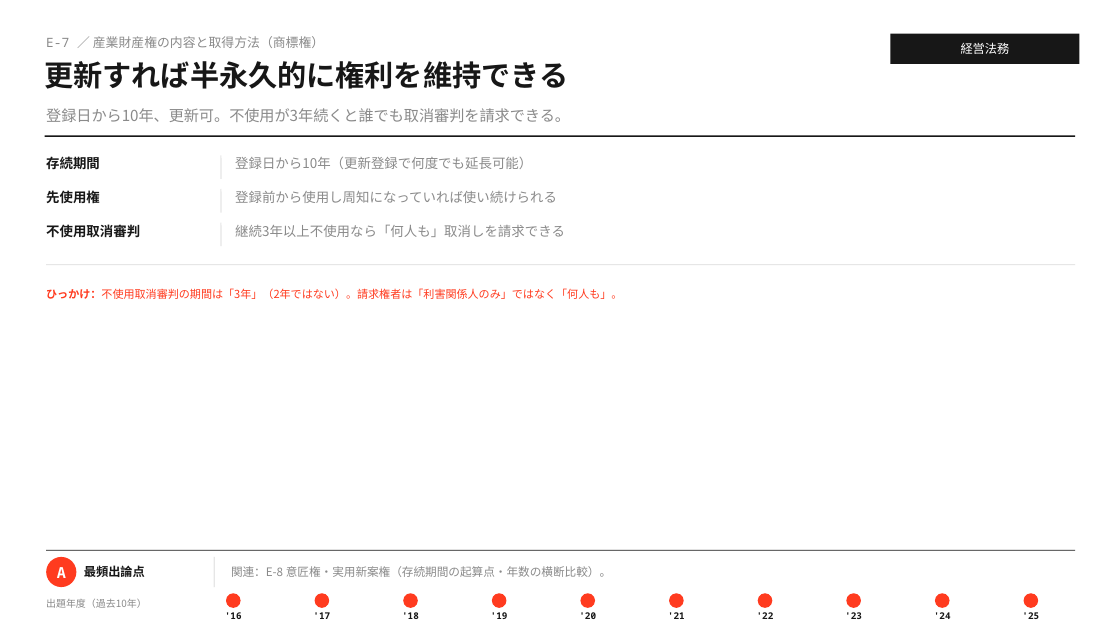
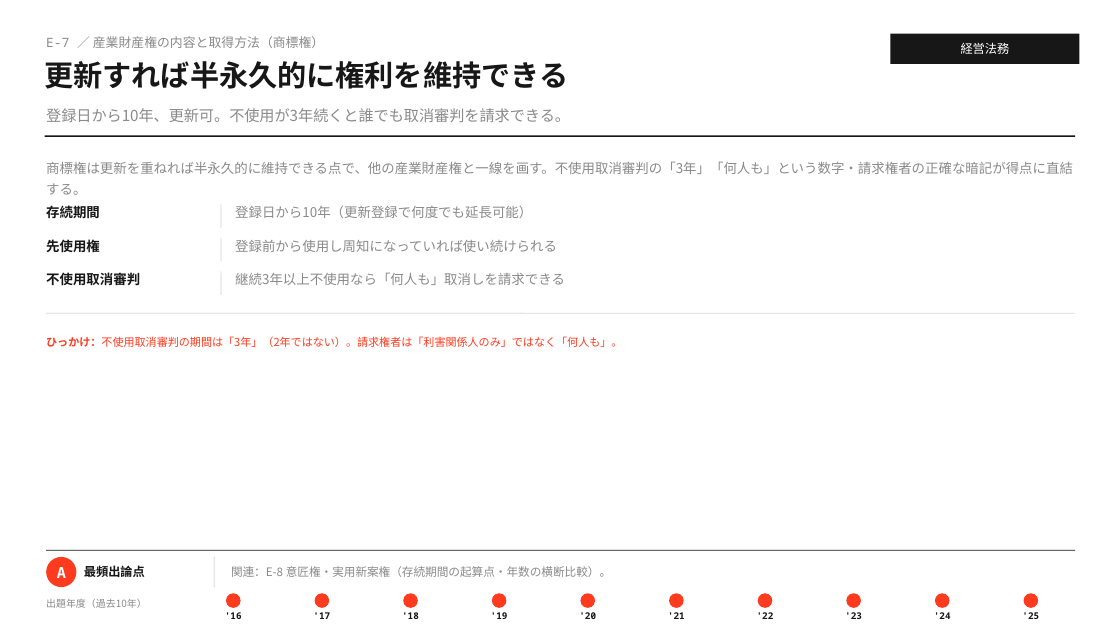
Before and after one commit to MasatoshiSano/SMEC, a slide deck: slide 13 of slides/1st_stage/E_business_law.pptx. Drawn at 1120x630 pixels with LibreOffice and Linux fonts; fonts in the diff are those of the drawing. Boxes give left, top, right and bottom in pixels: in the first picture for what was removed or moved away, otherwise in the second. Text is boxed around its words. In the diff, an @@ line names an element or a change of style, - is before the commit and + after.

```diff
--- a/slides/1st_stage/E_business_law.pptx
+++ b/slides/1st_stage/E_business_law.pptx
@@ text added at [46,161,1073,195], 11.5 pt, text #8A8A8A @@
+商標権は更新を重ねれば半永久的に維持できる点で、他の産業財産権と一線を画す。不使用取消審判の「3年」「何人も」という数字・請求権者の正確な暗記が得点に直結する。
@@ line moved from (221, 189) - (221, 213) to (221, 204) - (221, 228) @@
@@ line moved from (221, 223) - (221, 246) to (221, 238) - (221, 261) @@
@@ line moved from (221, 155) - (221, 179) to (221, 271) - (221, 295) @@
@@ 7 texts, 1 line: place and size @@
-7 texts, 1 line at [46,154,1075,299]
+7 texts, 1 line at [46,203,1075,347]
```
Also in this commit, not shown: 26 other slides changed, 2 other files.
